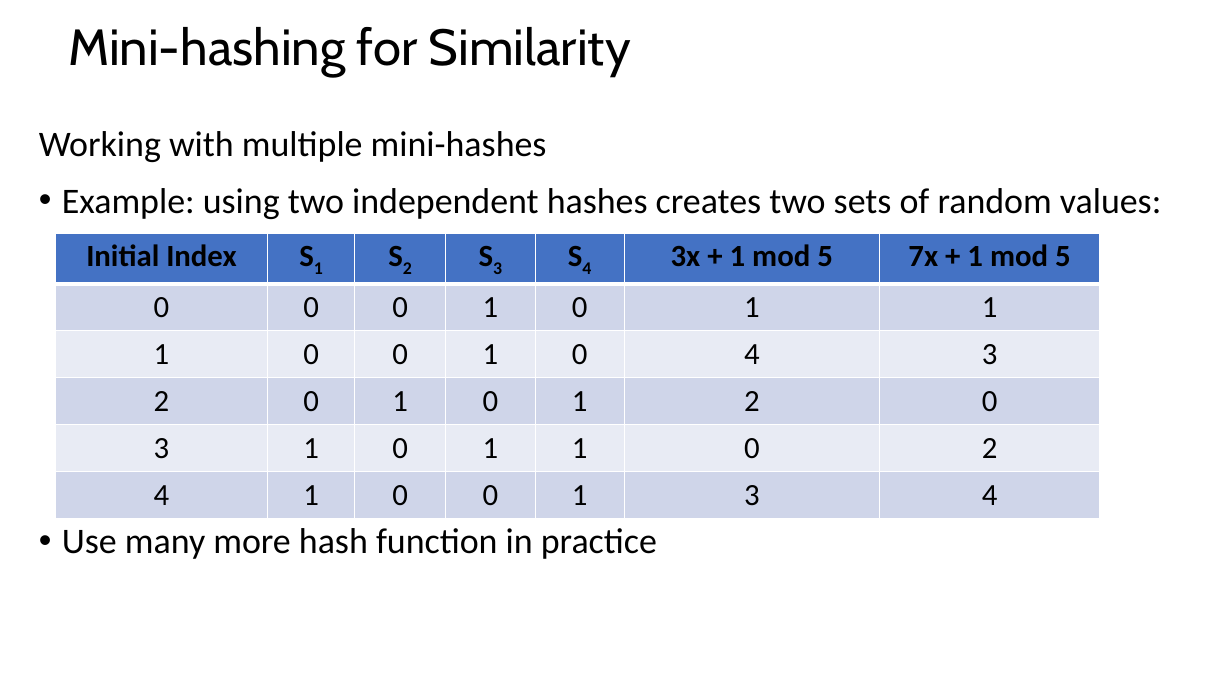
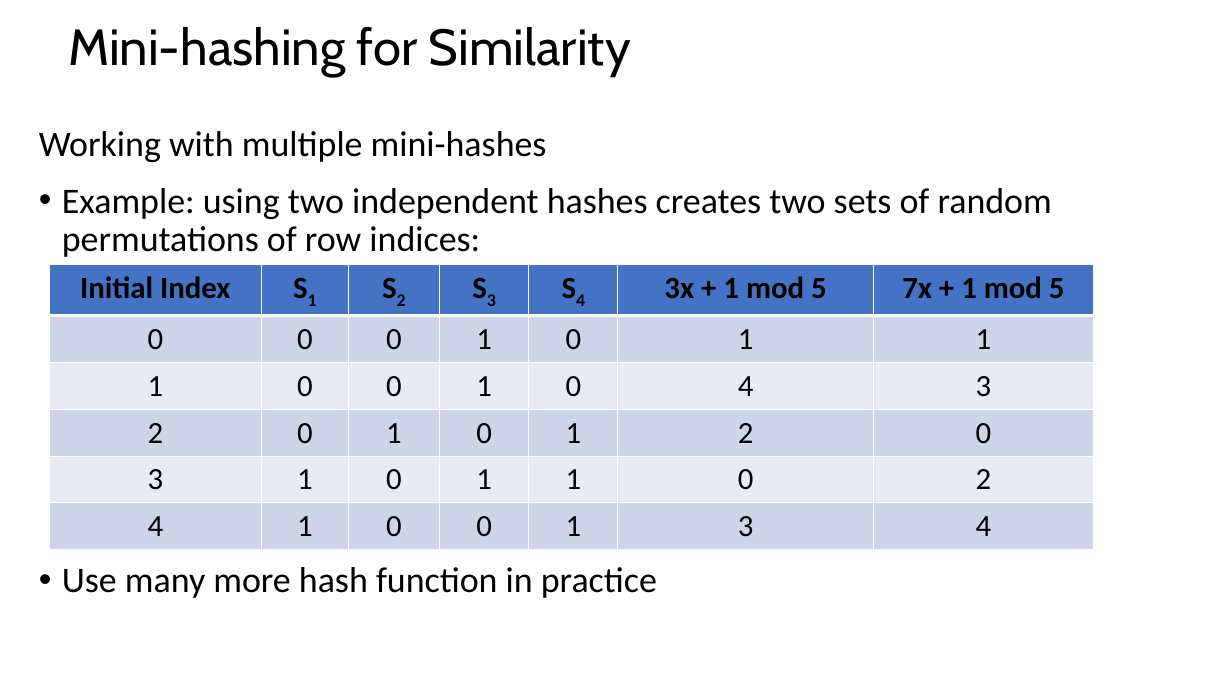
Before and after one commit to StephenElston/CSCI-E-108, a slide deck: slide 12 of slides/4_DistanceAndSimilarityMeasures_Part2.pptx (slide 37 before the commit). Drawn at 1232x693 pixels with LibreOffice and Linux fonts; fonts in the diff are those of the drawing. Boxes give left, top, right and bottom in pixels: in the first picture for what was removed or moved away, otherwise in the second. Text is boxed around its words. In the diff, an @@ line names an element or a change of style, - is before the commit and + after.

Commit message:
Corrected errors in tables on slides

```diff
--- a/slides/4_DistanceAndSimilarityMeasures_Part2.pptx
+++ b/slides/4_DistanceAndSimilarityMeasures_Part2.pptx
@@ text at [62, 188, 1052, 257]: text changed @@
-• Example: using two independent hashes creates two sets of random values:
+• Example: using two independent hashes creates two sets of random permutations of row indices:
@@ table: place and size @@
-table at [55, 233, 1100, 510]
+table at [49, 264, 1093, 542]
```
Also in this commit, not shown: 12 other slides changed, 1 slide added, 26 slides removed, 1 other file.
